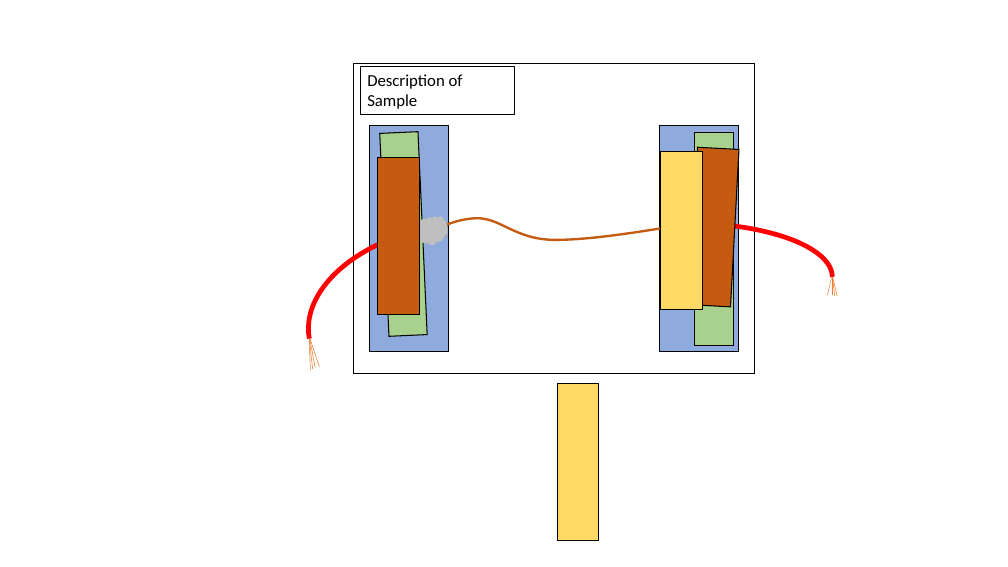
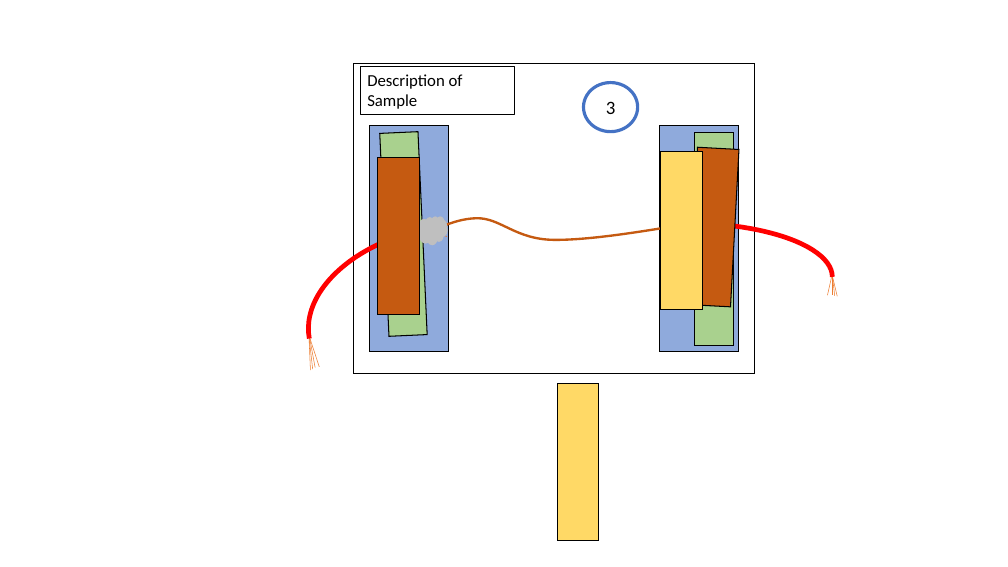
Before and after one commit to JumpHoysteria/Semester-Project, a slide deck: slide 3 of drawing_board/Drawing Board.pptx. Drawn at 1008x567 pixels with LibreOffice and Linux fonts; fonts in the diff are those of the drawing. Boxes give left, top, right and bottom in pixels: in the first picture for what was removed or moved away, otherwise in the second. Text is boxed around its words. In the diff, an @@ line names an element or a change of style, - is before the commit and + after.

```diff
--- a/drawing_board/Drawing Board.pptx
+++ b/drawing_board/Drawing Board.pptx
@@ ellipse added at box(584, 82, 638, 132), outline #4472C4 3 pt, 18 pt, text #000000 @@
+3
```
Also in this commit, not shown: 2 other slides changed, 1 slide added, 1 slide removed, 1 other file.
